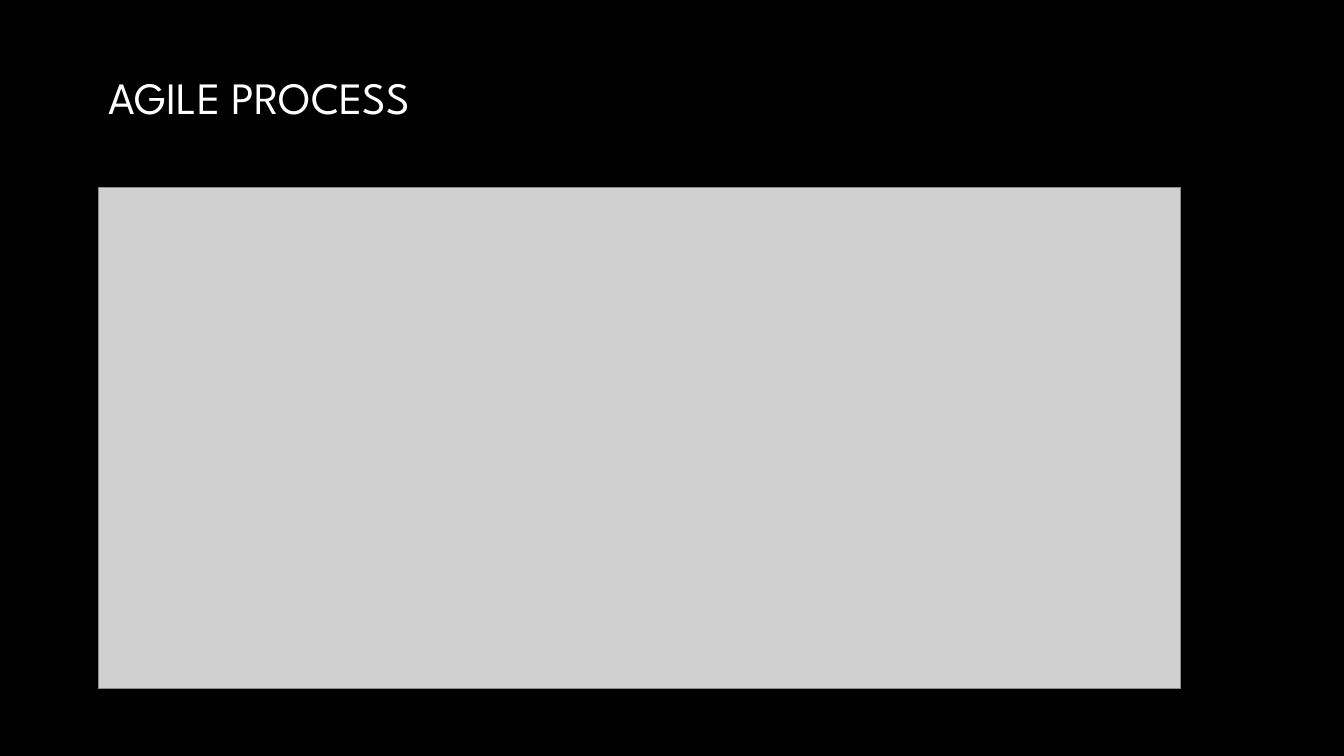
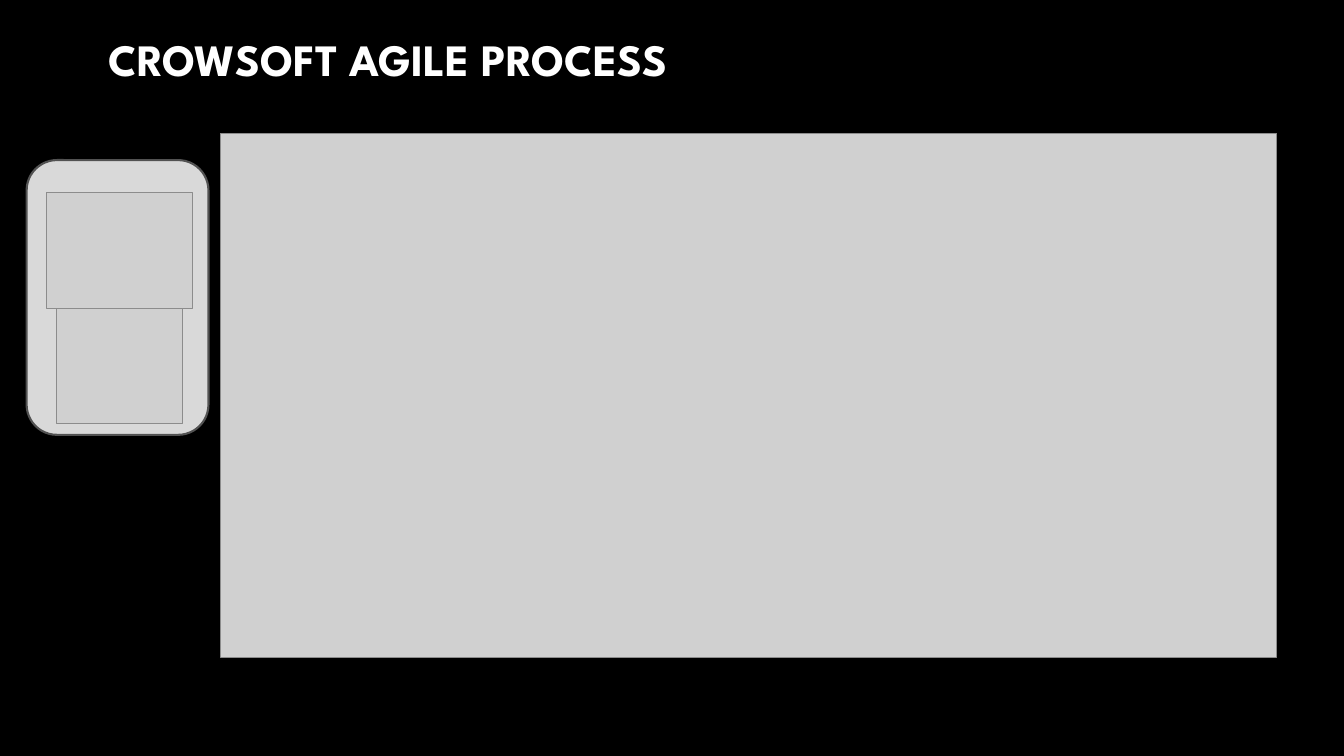
Before and after one commit to rlennon/CrowSoft, a slide deck: slide 4 of Documentation/CrowSoft.pptx. Drawn at 1344x756 pixels with LibreOffice and Linux fonts; fonts in the diff are those of the drawing; grey boxes stand for pictures; background and template pictures are left out. Boxes give left, top, right and bottom in pixels: in the first picture for what was removed or moved away, otherwise in the second. Text is boxed around its words. In the diff, an @@ line names an element or a change of style, - is before the commit and + after.

```diff
--- a/Documentation/CrowSoft.pptx
+++ b/Documentation/CrowSoft.pptx
@@ title at bbox=[108, 46, 668, 77]: text changed; bold on @@
-AGILE PROCESS
+CROWSOFT AGILE PROCESS
@@ picture: place and size @@
-picture at bbox=[98, 188, 1181, 689]
+picture at bbox=[221, 133, 1277, 657]
@@ rounded rectangle added at bbox=[26, 160, 208, 436], fill #D9D9D9, outline #525252 1.5 pt @@
@@ picture added at bbox=[46, 193, 193, 309] @@
@@ picture added at bbox=[56, 309, 184, 424] @@
```
Also in this commit, not shown: 3 other slides changed, 3 slides added, 1 slide removed.
